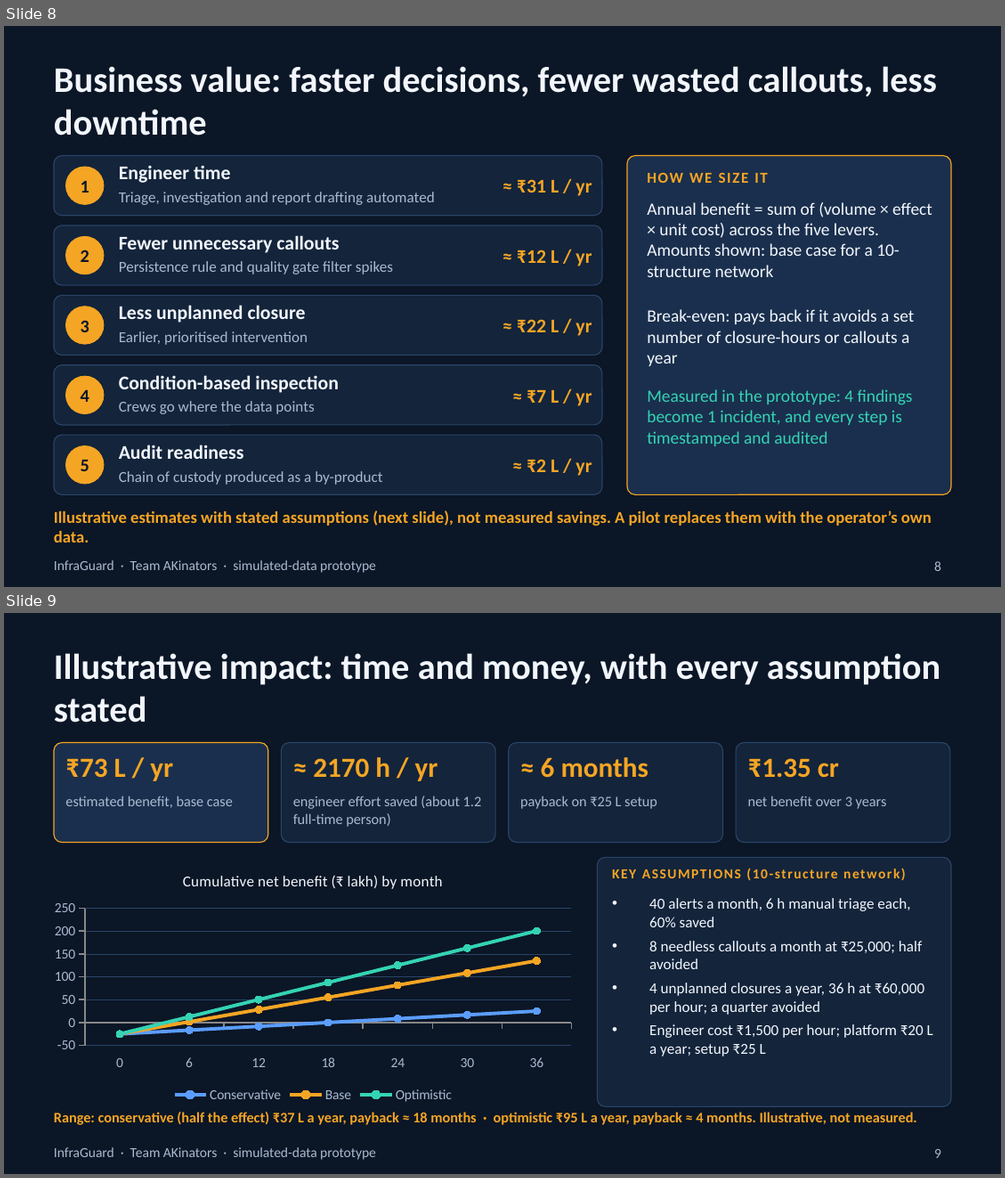
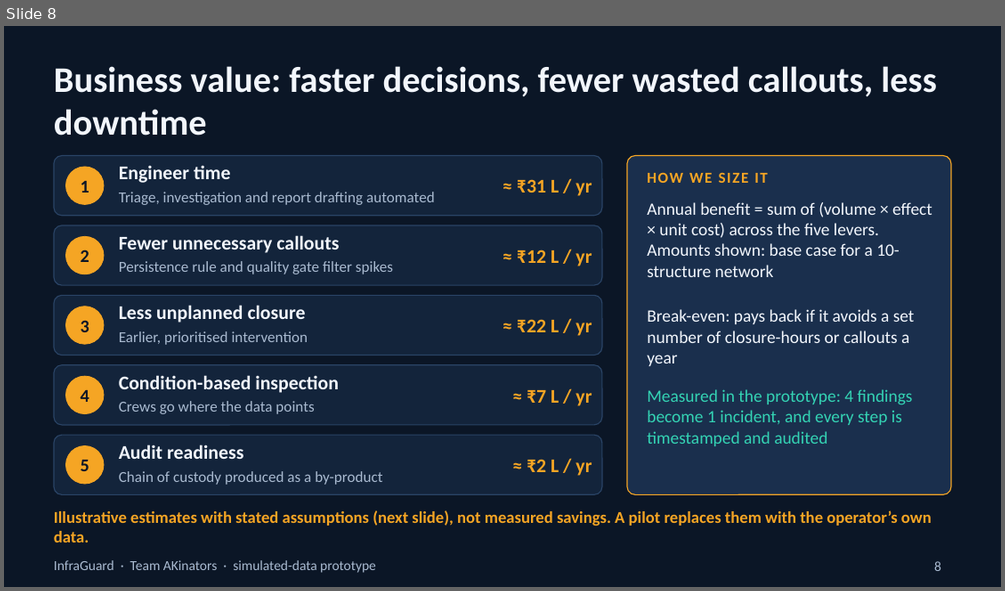
Before and after one commit to koushik2006/InfraGuard, a slide deck: InfraGuard-pitch.pptx. Shown one above the other, each under a label of ours: slides 8 and 9 before the commit, slide 8 after it. The pictures are 1005x1178 and 1005x591 pixels, drawn with LibreOffice and Linux fonts; fonts in the diff are those of the drawing. Boxes give left, top, right and bottom in pixels: in the first picture for what was removed or moved away, otherwise in the second. Text is boxed around its words. In the diff, an @@ line names an element or a change of style, - is before the commit and + after.

```diff
--- a/InfraGuard-pitch.pptx
+++ b/InfraGuard-pitch.pptx
@@ slide 9 removed at (x1=4, y1=613, x2=1001, y2=1174), background #0B1626; not listed: 1 template element that a slide beside it also shows @@
@@ text removed at (x1=54, y1=653, x2=940, y2=722) @@
-Illustrative impact: time and money, with every assumption stated
@@ rounded rectangle removed at (x1=54, y1=743, x2=268, y2=843) @@
@@ rounded rectangle removed at (x1=281, y1=743, x2=495, y2=843) @@
@@ rounded rectangle removed at (x1=509, y1=743, x2=723, y2=843) @@
@@ rounded rectangle removed at (x1=736, y1=743, x2=950, y2=843) @@
@@ text removed at (x1=65, y1=758, x2=173, y2=781) @@
-₹73 L / yr
@@ text removed at (x1=313, y1=757, x2=438, y2=781) @@
-≈ 2170 h / yr
@@ text removed at (x1=541, y1=757, x2=648, y2=778) @@
-≈ 6 months
@@ text removed at (x1=748, y1=758, x2=839, y2=778) @@
-₹1.35 cr
@@ text removed at (x1=65, y1=795, x2=233, y2=808) @@
-estimated benefit, base case
@@ text removed at (x1=293, y1=795, x2=482, y2=827) @@
-engineer effort saved (about 1.2 full-time person)
@@ text removed at (x1=520, y1=795, x2=657, y2=809) @@
-payback on ₹25 L setup
@@ text removed at (x1=748, y1=795, x2=887, y2=809) @@
-net benefit over 3 years
@@ line chart removed at (x1=44, y1=857, x2=582, y2=1106) @@
-title "Cumulative net benefit (₹ lakh) by month"
-categories: 0, 6, 12, 18, 24, 30, 36
-Conservative: -25, -17, -8, 0, 8, 17, 25
-Base: -25, 2, 28, 55, 82, 108, 135
-Optimistic: -25, 13, 50, 88, 125, 163, 200
@@ rounded rectangle removed at (x1=597, y1=857, x2=951, y2=1106) @@
@@ text removed at (x1=612, y1=868, x2=906, y2=880) @@
-KEY ASSUMPTIONS (10-structure network)
@@ text removed at (x1=649, y1=898, x2=933, y2=1056) @@
-• 40 alerts a month, 6 h manual triage each, 60% saved
-• 8 needless callouts a month at ₹25,000; half avoided
-• 4 unplanned closures a year, 36 h at ₹60,000 per hour; a quarter avoided
-• Engineer cost ₹1,500 per hour; platform ₹20 L a year; setup ₹25 L
@@ text removed at (x1=54, y1=1111, x2=916, y2=1125) @@
-Range: conservative (half the effect) ₹37 L a year, payback ≈ 18 months · optimistic ₹95 L a year, payback ≈ 4 months. Illustrative, not measured.
@@ page number removed at (x1=934, y1=1149, x2=941, y2=1158) @@
-9
```
Also in this commit, not shown: 3 slides changed, 1 slide added, 20 other files.
